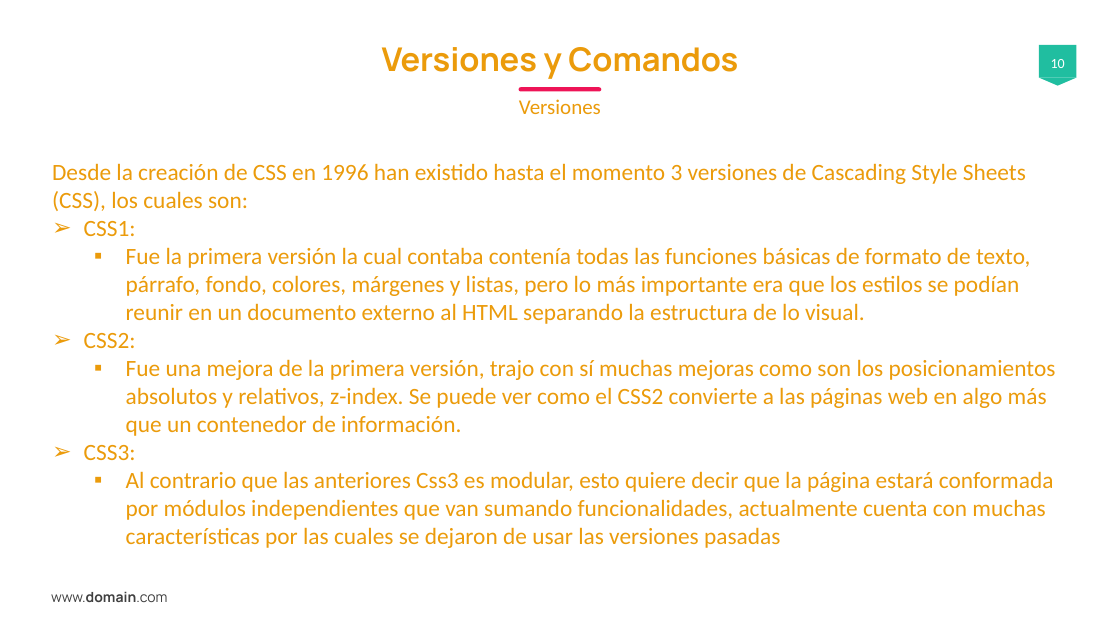
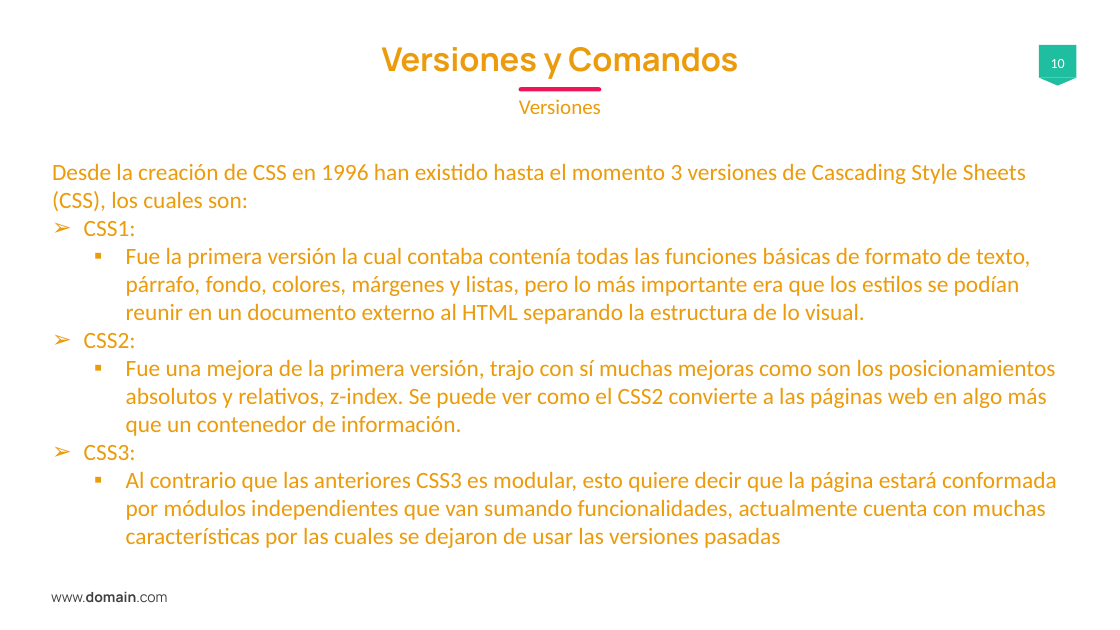
Before and after one commit to GhostRexBel/CSS, a slide deck: slide 10 of Exposicion.pptx. Drawn at 1120x630 pixels with LibreOffice and Linux fonts; fonts in the diff are those of the drawing. Boxes give left, top, right and bottom in pixels: in the first picture for what was removed or moved away, otherwise in the second. Text is boxed around its words. In the diff, an @@ line names an element or a change of style, - is before the commit and + after.

```diff
--- a/Exposicion.pptx
+++ b/Exposicion.pptx
@@ text at [126,471,1057,548]: text changed @@
-  ▪ Al contrario que las anteriores Css3 es modular, esto quiere decir que la página estará conformada por módulos independientes que van sumando funcionalidades, actualmente cuenta con muchas características por las cuales se dejaron de usar las versiones pasadas
+  ▪ Al contrario que las anteriores CSS3 es modular, esto quiere decir que la página estará conformada por módulos independientes que van sumando funcionalidades, actualmente cuenta con muchas características por las cuales se dejaron de usar las versiones pasadas
```
Also in this commit, not shown: 2 other slides changed.
